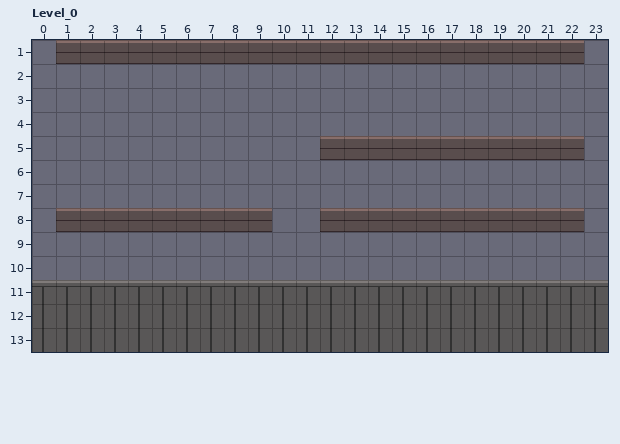
LDtk project: assets/levels.ldtk. This is how it looked before the edit.
Cells are 16x16 px. Shown: Level_0 x 0..23, y 1..13.
After the commit:
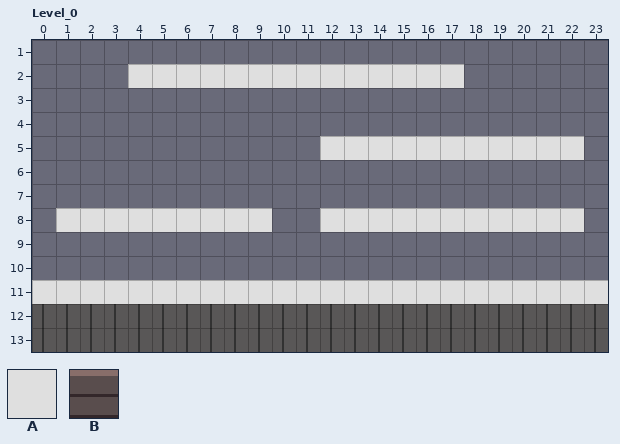
Key: from "IntGrid": A 2 "Wall"; from "Tileset": B 1.
_ is an empty cell.
Tiles of an added or newly shown layer are drawn over the layers below it.
What changed:
Layer "Tiles":
The edit erases tile B in row 1 at x 1 to 22.
Layer "IntGrid" (added):
There is now tile A in row 2 at x 4 to 17; in row 5 at x 12 to 22; in row 8 at x 1 to 9 and 12 to 22; in row 11 at x 0 to 23.
Pixel boxes of the changes (left, top, right, bottom) in both pictures:
changed: (56, 40, 584, 88)
added: (320, 136, 584, 160)
added: (56, 208, 272, 232)
added: (320, 208, 584, 232)
added: (32, 280, 608, 304)
